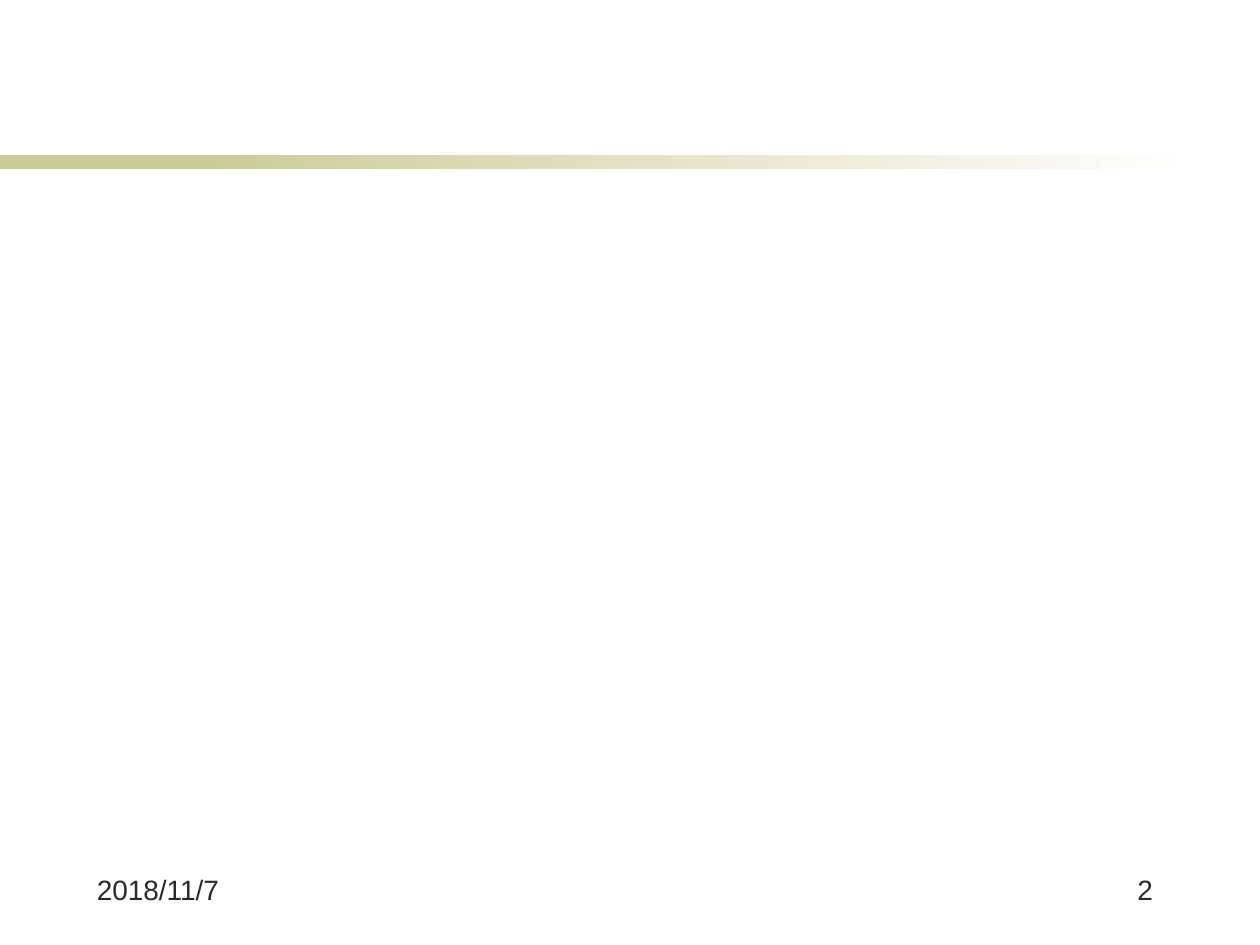
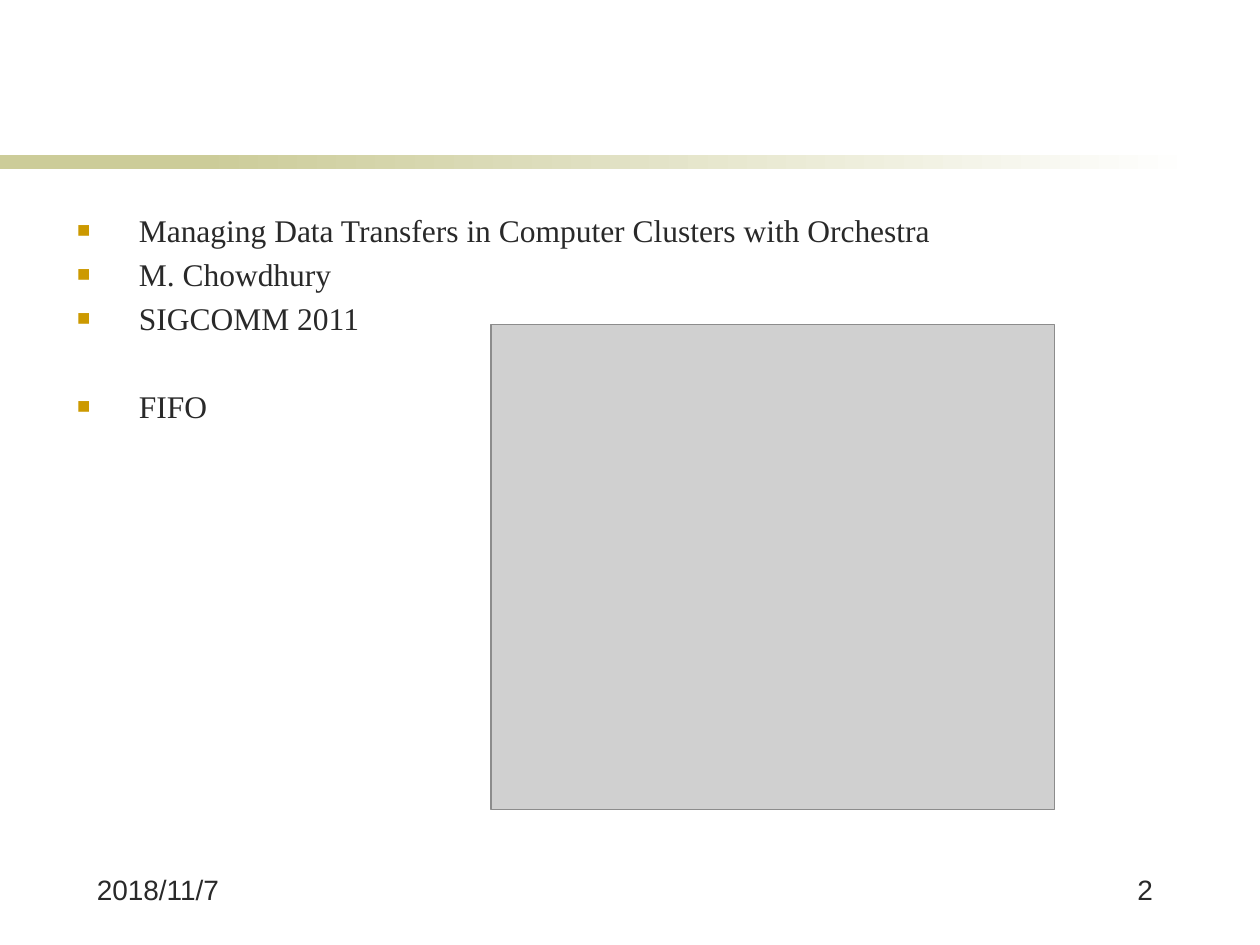
Before and after one commit to jkfhklh/papers-reading, a slide deck: slide 2 of 报告/coflow survey.pptx. Drawn at 1260x945 pixels with LibreOffice and Linux fonts; fonts in the diff are those of the drawing; grey boxes stand for pictures; background and template pictures are left out. Boxes give left, top, right and bottom in pixels: in the first picture for what was removed or moved away, otherwise in the second. Text is boxed around its words. In the diff, an @@ line names an element or a change of style, - is before the commit and + after.

```diff
--- a/报告/coflow survey.pptx
+++ b/报告/coflow survey.pptx
@@ text added at <box>139,220,929,419</box>, 18 pt, text #292929 @@
+■ Managing Data Transfers in Computer Clusters with Orchestra
+■ M. Chowdhury
+■ SIGCOMM 2011
+■ FIFO
@@ picture added at <box>491,325,1055,810</box> @@
```
Also in this commit, not shown: 16 slides added, 2 other files.
